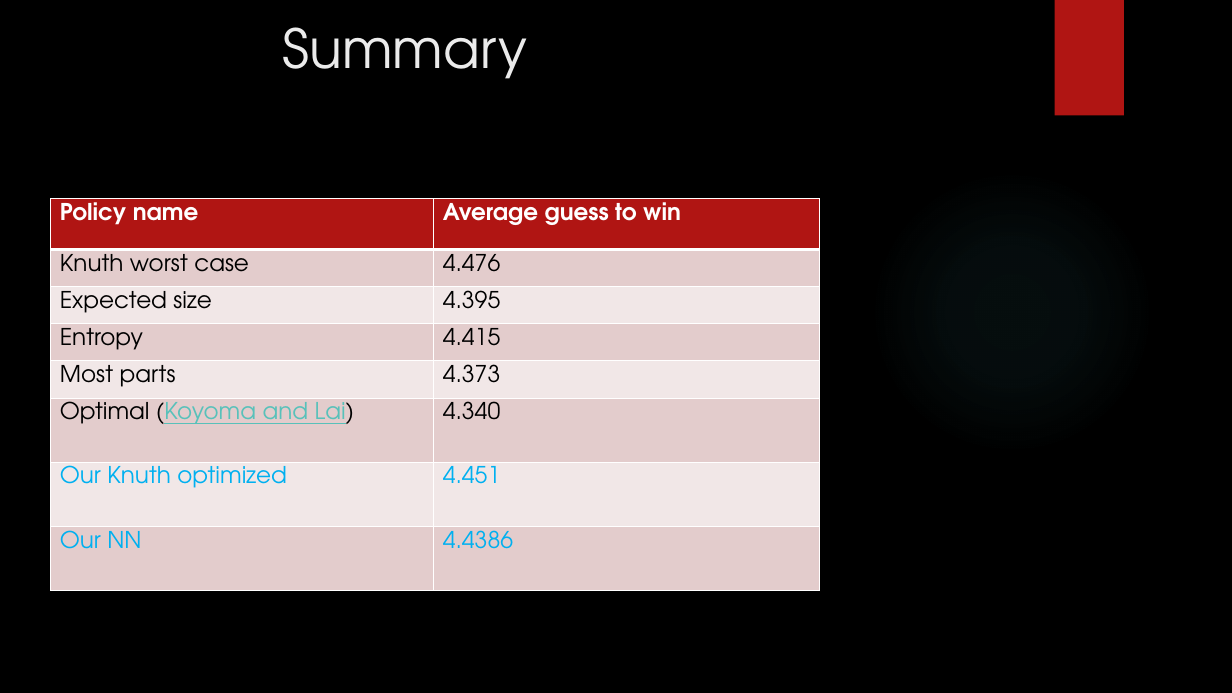
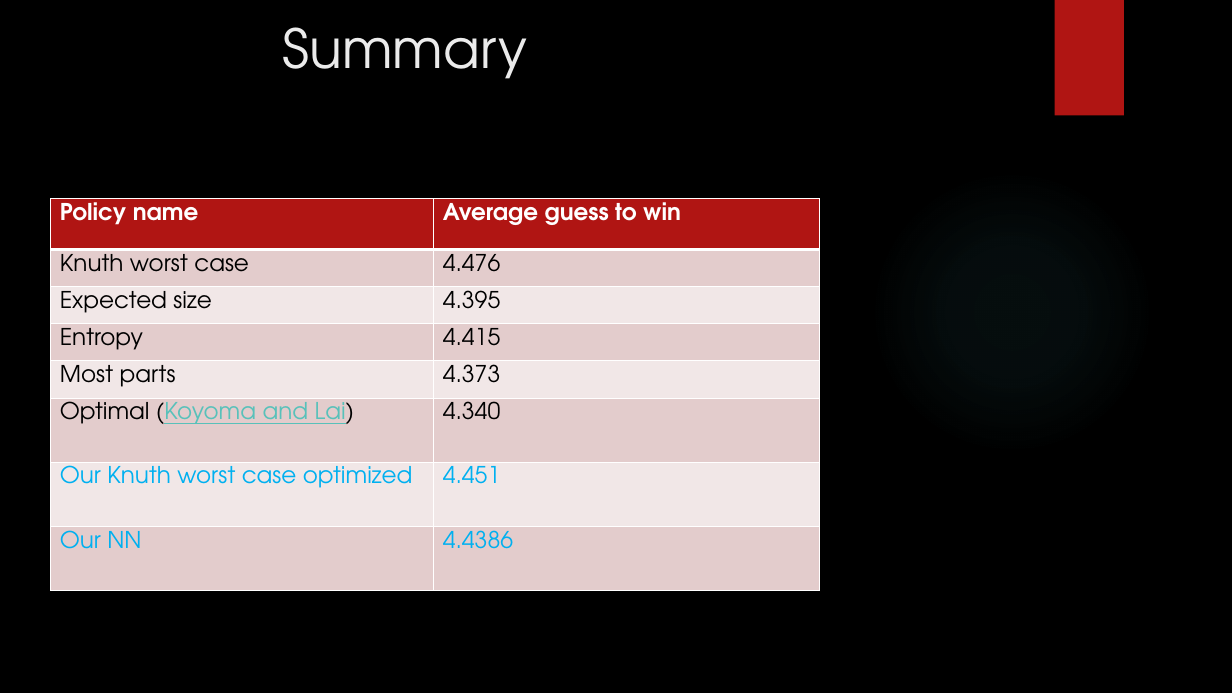
Before and after one commit to gilsh2/final_ai_project, a slide deck: slide 14 of ai_final_project_mastermind.pptx. Drawn at 1232x693 pixels with LibreOffice and Linux fonts; fonts in the diff are those of the drawing; background and template pictures are left out. Boxes give left, top, right and bottom in pixels: in the first picture for what was removed or moved away, otherwise in the second. Text is boxed around its words. In the diff, an @@ line names an element or a change of style, - is before the commit and + after.

```diff
--- a/ai_final_project_mastermind.pptx
+++ b/ai_final_project_mastermind.pptx
@@ table at bbox=[51, 199, 820, 591] @@
-row 7, column 1: Our Knuth optimized
+row 7, column 1: Our Knuth worst case optimized
```
Also in this commit, not shown: 3 other slides changed.
